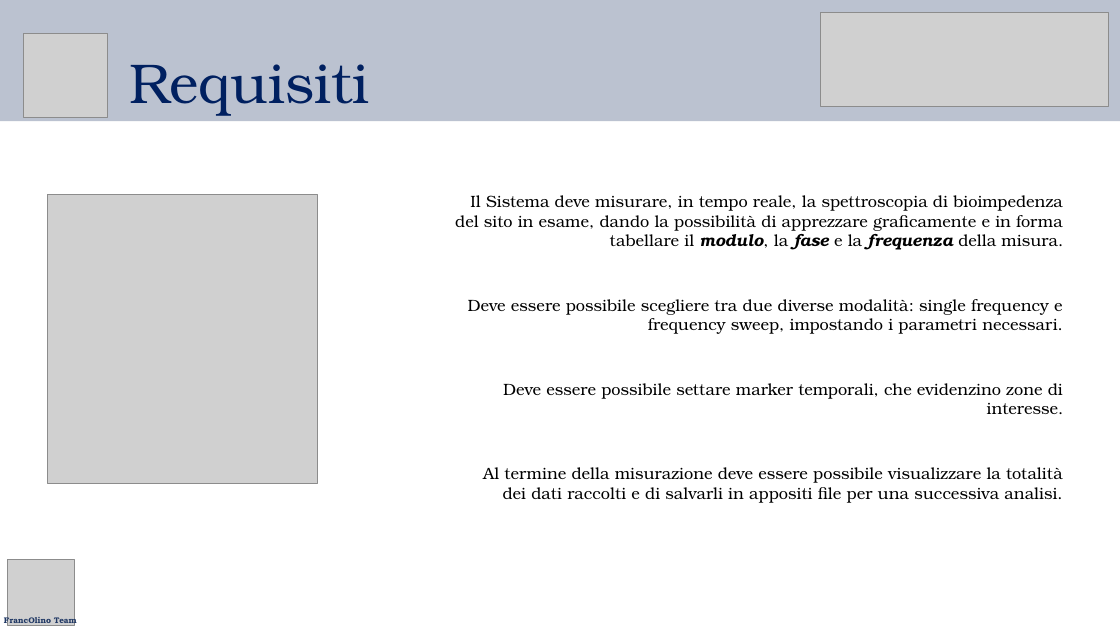
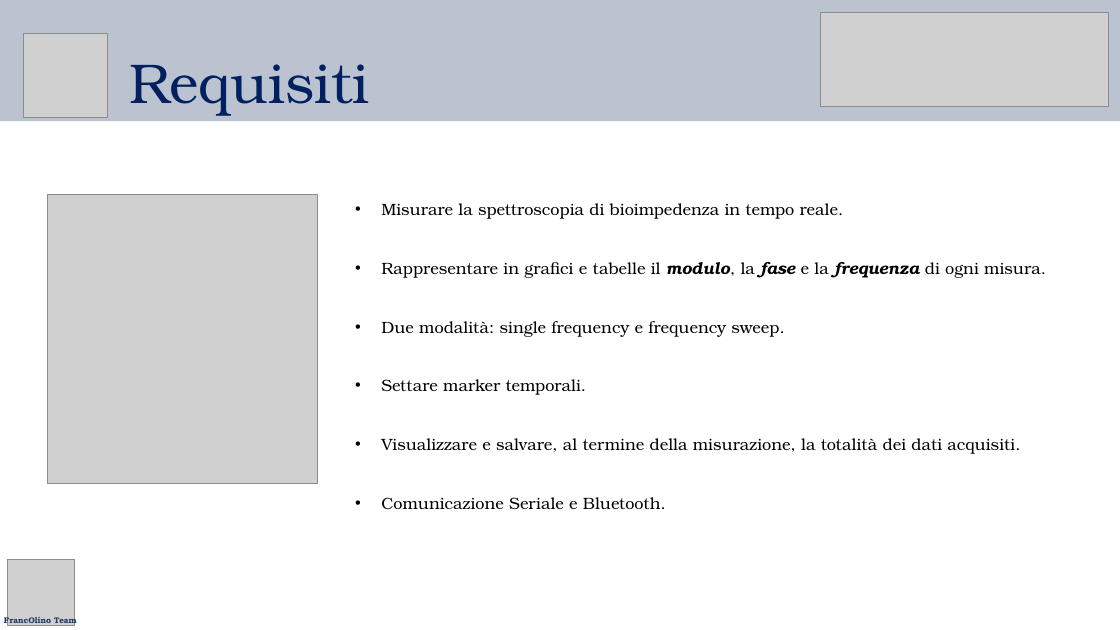
Before and after one commit to g0vann/IMSI_Project, a slide deck: slide 5 of Documentazione/Presentazione_animated.pptx. Drawn at 1120x630 pixels with LibreOffice and Linux fonts; fonts in the diff are those of the drawing; grey boxes stand for pictures. Boxes give left, top, right and bottom in pixels: in the first picture for what was removed or moved away, otherwise in the second. Text is boxed around its words. In the diff, an @@ line names an element or a change of style, - is before the commit and + after.

```diff
--- a/Documentazione/Presentazione_animated.pptx
+++ b/Documentazione/Presentazione_animated.pptx
@@ text added at (x1=381, y1=203, x2=1046, y2=509), 14 pt, text #000000 @@
+• Misurare la spettroscopia di bioimpedenza in tempo reale.
+• Rappresentare in grafici e tabelle il modulo, la fase e la frequenza di ogni misura.
+• Due modalità: single frequency e frequency sweep.
+• Settare marker temporali.
+• Visualizzare e salvare, al termine della misurazione, la totalità dei dati acquisiti.
+• Comunicazione Seriale e Bluetooth.
@@ text removed at (x1=455, y1=195, x2=1063, y2=250) @@
-Il Sistema deve misurare, in tempo reale, la spettroscopia di bioimpedenza del sito in esame, dando la possibilità di apprezzare graficamente e in forma tabellare il modulo, la fase e la frequenza della misura.
@@ text removed at (x1=468, y1=299, x2=1063, y2=334) @@
-Deve essere possibile scegliere tra due diverse modalità: single frequency e frequency sweep, impostando i parametri necessari.
@@ text removed at (x1=503, y1=383, x2=1064, y2=414) @@
-Deve essere possibile settare marker temporali, che evidenzino zone di interesse.
@@ text removed at (x1=483, y1=467, x2=1063, y2=503) @@
-Al termine della misurazione deve essere possibile visualizzare la totalità dei dati raccolti e di salvarli in appositi file per una successiva analisi.
```
Also in this commit, not shown: 19 other slides changed, 1 slide added, 5 other files.
